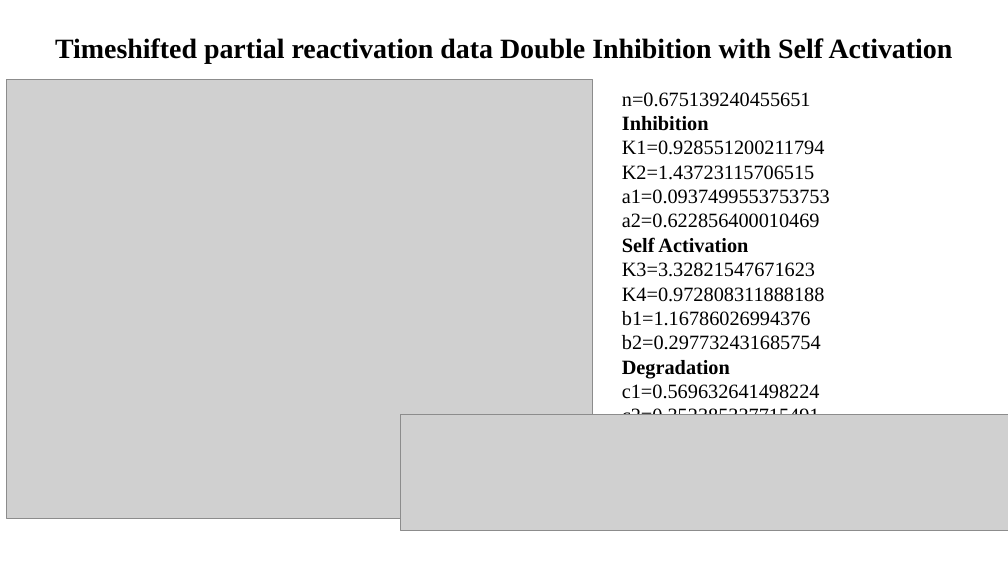
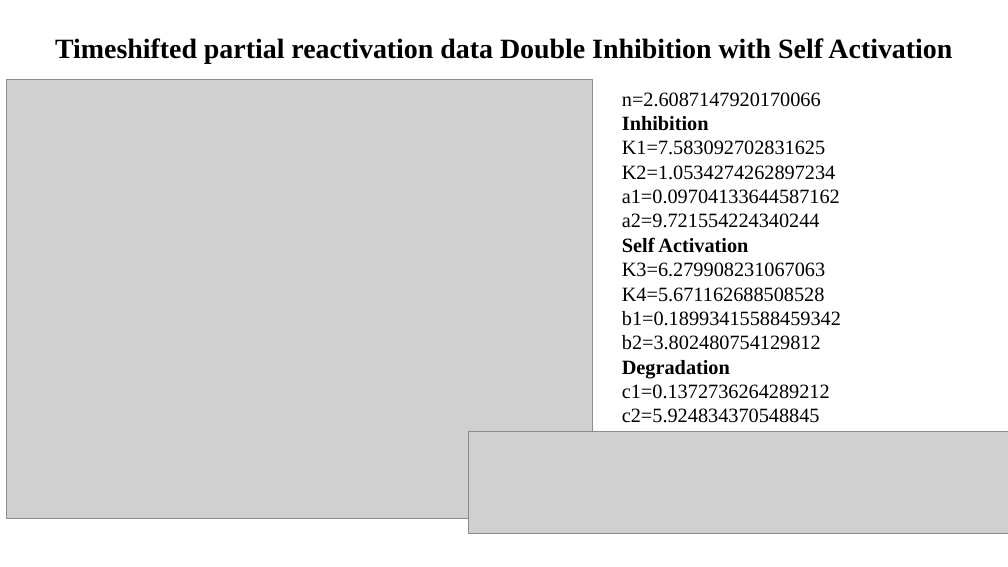
Before and after one commit to Harshavardhan-BV/rev-XCI, a slide deck: slide 8 of writing/Collated.pptx (slide 15 before the commit). Drawn at 1008x567 pixels with LibreOffice and Linux fonts; fonts in the diff are those of the drawing; grey boxes stand for pictures. Boxes give left, top, right and bottom in pixels: in the first picture for what was removed or moved away, otherwise in the second. Text is boxed around its words. In the diff, an @@ line names an element or a change of style, - is before the commit and + after.

```diff
--- a/writing/Collated.pptx
+++ b/writing/Collated.pptx
@@ subtitle at bbox=[622, 92, 821, 107]: text changed @@
-n=0.675139240455651
+n=2.6087147920170066
@@ subtitle at bbox=[622, 140, 840, 228]: text changed @@
-K1=0.928551200211794
-K2=1.43723115706515
-a1=0.0937499553753753
-a2=0.622856400010469
+K1=7.583092702831625
+K2=1.0534274262897234
+a1=0.09704133644587162
+a2=9.721554224340244
@@ subtitle at bbox=[622, 262, 841, 350]: text changed @@
-K3=3.32821547671623
-K4=0.972808311888188
-b1=1.16786026994376
-b2=0.297732431685754
+K3=6.279908231067063
+K4=5.671162688508528
+b1=0.18993415588459342
+b2=3.802480754129812
@@ subtitle at bbox=[622, 384, 830, 399]: text changed @@
-c1=0.569632641498224
-c2=0.352385337715491
+c1=0.1372736264289212
+c2=5.924834370548845
@@ picture: place and size @@
-picture at bbox=[400, 415, 1008, 531]
+picture at bbox=[468, 432, 1008, 534]
```
Also in this commit, not shown: 5 other slides changed, 6 slides added, 24 slides removed, 13 other files.
